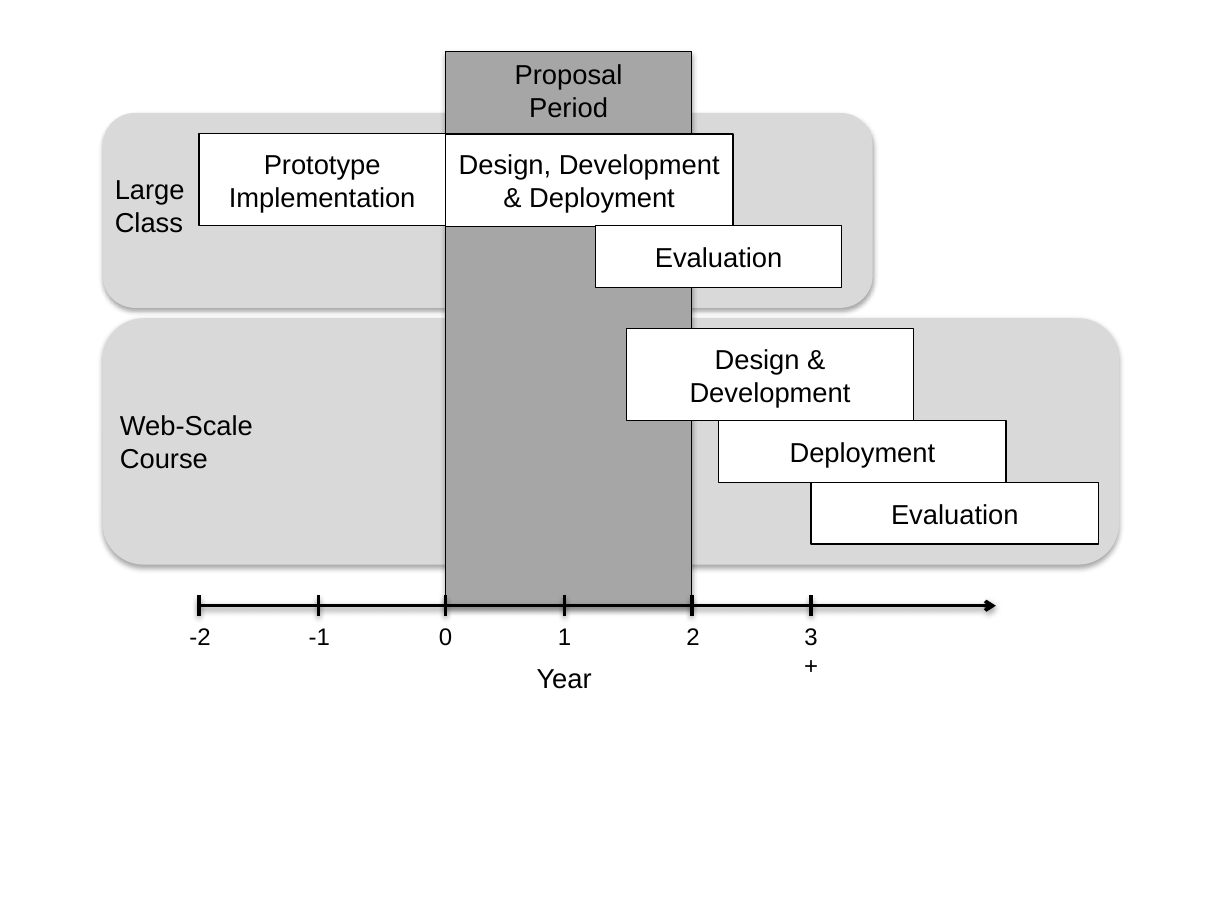
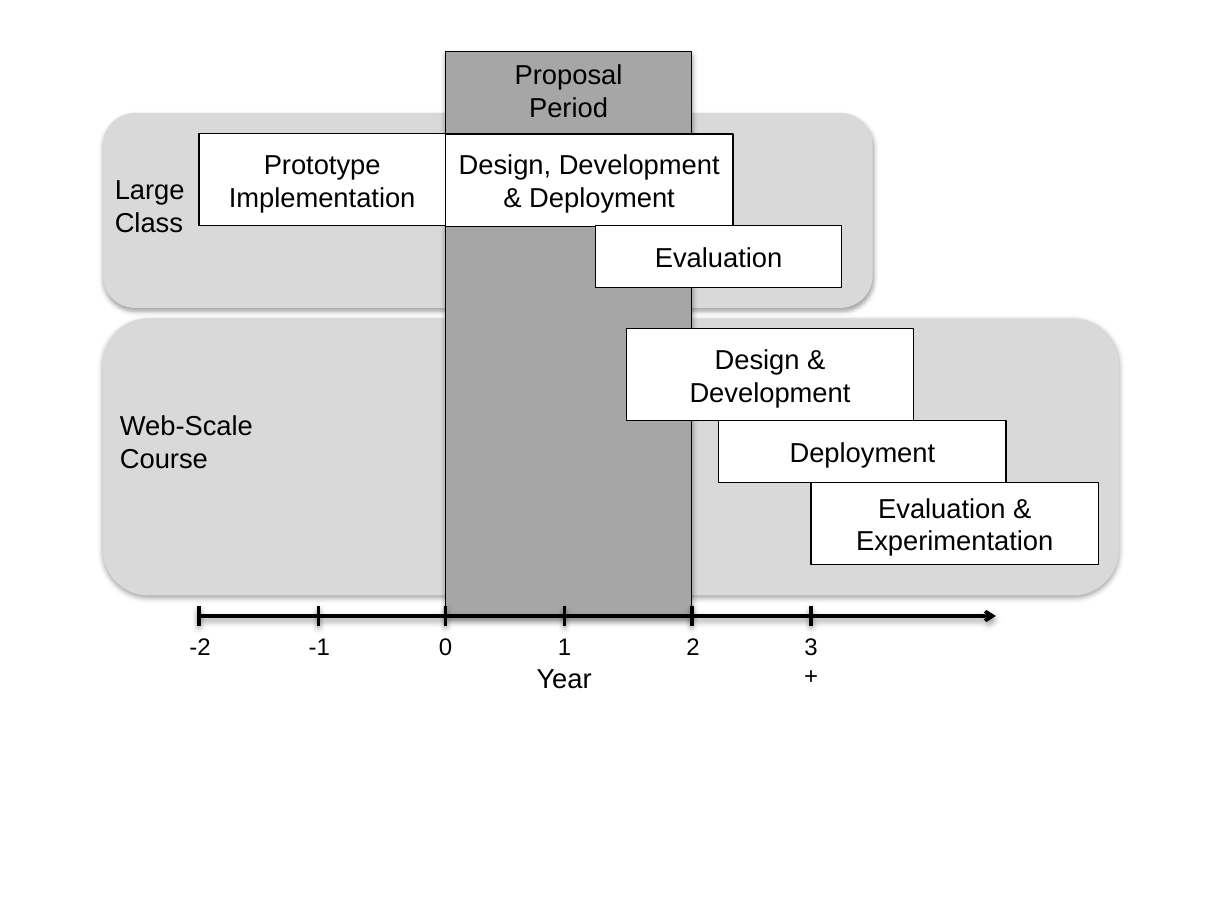
Before and after one commit to luisvonahn/Proof-Grading, a slide deck: slide 1 of schedule.pptx. Drawn at 1232x924 pixels with LibreOffice and Linux fonts; fonts in the diff are those of the drawing. Boxes give left, top, right and bottom in pixels: in the first picture for what was removed or moved away, otherwise in the second. Text is boxed around its words. In the diff, an @@ line names an element or a change of style, - is before the commit and + after.

Commit message:
Added "Experiment" to future plans

```diff
--- a/schedule.pptx
+++ b/schedule.pptx
@@ rectangle "Proposal": place and size @@
-rectangle "Proposal" at [446,52,692,606]
+rectangle "Proposal" at [446,52,692,616]
@@ rounded rectangle: place and size @@
-rounded rectangle at [102,318,1119,564]
+rounded rectangle at [102,318,1119,595]
@@ rectangle "Evaluation & Experimentation": place and size @@
-rectangle "Evaluation & Experimentation" at [811,483,1098,545]
+rectangle "Evaluation & Experimentation" at [811,483,1098,565]
@@ text in rectangle at [856,498,1053,556]: text changed @@
-Evaluation
+Evaluation & Experimentation
@@ 6 texts, 6 lines, 1 arrow: place and size @@
-6 texts, 6 lines, 1 arrow at [189,595,995,646]
+6 texts, 6 lines, 1 arrow at [189,606,995,656]
```
Also in this commit, not shown: 1 other file.
